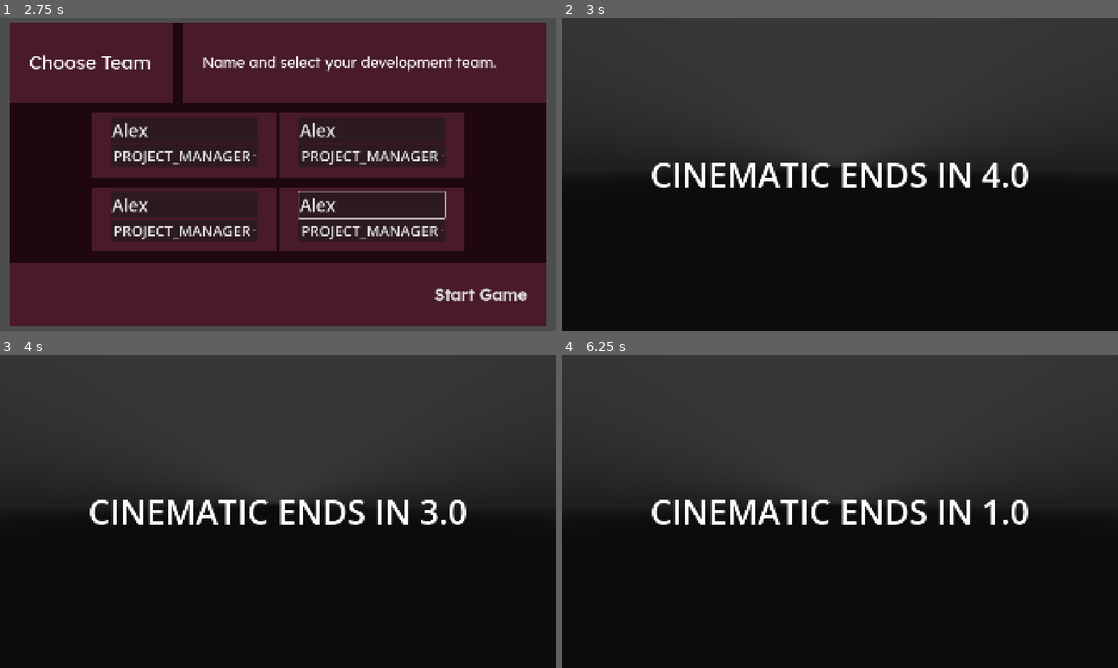
Above: before the commit, frames 1-4 (two rows, left to right).
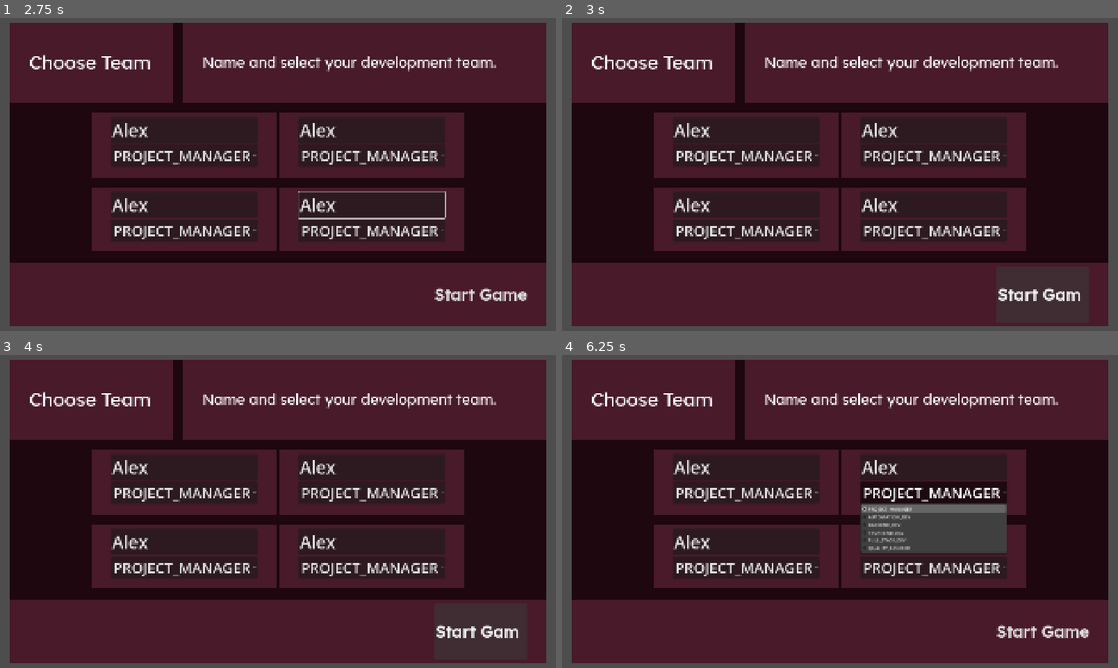
Above: after the commit, the same moments.

Repository: Lyzurly/stupider-intelligence
Game: Godot game, scene res://Scenes/main_node3d.tscn
Same seed, same stepped clock (60 frames per second), same inputs: the game is played once before the commit and once after it.
Inputs (mouse positions are in pixels of both pictures, inside the frame that each line leads up to):
- Up to frame 1 (2.75 s): click "New Game" at 0.5 s; click (183, 130) at 1.27 s; type "Alex" at 1.35 s; click (372, 130) at 1.5 s; type "Alex" at 1.58 s; click (183, 205) at 1.73 s; type "Alex" at 1.82 s; click (372, 205) at 2.02 s; type "Alex" at 2.1 s
- Up to frame 2 (3 s): click "Start Game" at 2.75 s
- Up to frame 3 (4 s): click (478, 630) at 3.5 s, where only the run after the commit has a clickable "Start Game"
- Up to frame 4 (6.25 s): click (745, 492) at 4.25 s, where only the run after the commit has a clickable "PROJECT_MANAGER"; click (934, 492) at 5 s, where only the run after the commit has a clickable "PROJECT_MANAGER"; tap Enter at 5.75 s; move the mouse to (962, 495) at 5.77 s; hold D (Right) from 5.78 s (still down); tap Q (Clockwise) at 5.85 s; click (962, 495) at 5.92 s; tap Space at 6.02 s

Frame 1 is identical in both runs. In frame 2, 78% of the frame differs, in the area x 0-100%, y 0-100%; in frame 3, 78%; in frame 4, 79%.
Error after the commit: Assertion failed: WHOA WHOA WHOA you are tryna to instantiate a level ((res://Scenes/Levels/Cinematics/cinematic_1.tscn):<PackedScene#-9223371987496204771>) BE…

Commit message:
added an assert to prevent instantiation before a related state is ready

Diff:
--- a/Scenes/Levels/battle_container_level.tscn
+++ b/Scenes/Levels/battle_container_level.tscn
@@ -2,7 +2,6 @@
 
 [ext_resource type="Script" uid="uid://dmqj5ug0whndk" path="res://Scripts/battle_container_level.gd" id="1_itla7"]
 [ext_resource type="PackedScene" uid="uid://clj03hj7bgd38" path="res://Scenes/battle_maze_container_node2d.tscn" id="2_yudxq"]
-[ext_resource type="PackedScene" uid="uid://dhswb6bqy7pko" path="res://Scenes/ui_battlemenu_canvaslayer.tscn" id="3_foybk"]
 [ext_resource type="Script" uid="uid://dg7p3ucan4dgk" path="res://Scripts/battle_maze_container_player.gd" id="3_yudxq"]
 [ext_resource type="Script" uid="uid://e0h1pfe30f0g" path="res://Scripts/battle_maze_container_opponent.gd" id="4_foybk"]
 [ext_resource type="PackedScene" uid="uid://7yrnqwmwyunv" path="res://Scenes/battle_player_team_node3d.tscn" id="4_y70r5"]
@@ -49,8 +48,6 @@
 [node name="BattleMaze_Container_Opponent_Node2D" parent="Mazes_CanvasLayer/Mazes_MarginContainer/SubViewportContainer2/SubViewport" unique_id=1316110974 instance=ExtResource("2_yudxq")]
 script = ExtResource("4_foybk")
 
-[node name="BattleMenu_CanvasLayer" parent="." unique_id=1460470583 instance=ExtResource("3_foybk")]
-
 [node name="Battle_Positioner" type="Node3D" parent="." unique_id=869763594]
 transform = Transform3D(0.6946584, 0, 0.7193398, 0, 1, 0, -0.7193398, 0, 0.6946584, -0.754, 0.816, -0.306)
 
--- a/Scenes/managers_node.tscn
+++ b/Scenes/managers_node.tscn
@@ -3,6 +3,7 @@
 [ext_resource type="Script" uid="uid://cvurslyph7hv1" path="res://Scripts/manage_game_node.gd" id="1_gxb8a"]
 [ext_resource type="Script" uid="uid://caclkedusdwuo" path="res://Scripts/manage_menus_node.gd" id="2_88c7l"]
 [ext_resource type="Script" uid="uid://7cxwhlwjygyf" path="res://Scripts/manage_debug_node.gd" id="2_j70b7"]
+[ext_resource type="PackedScene" uid="uid://dhswb6bqy7pko" path="res://Scenes/ui_battlemenu_canvaslayer.tscn" id="3_6vi18"]
 [ext_resource type="PackedScene" uid="uid://crvsqxu11booc" path="res://Scenes/manage_menu_behavior_node.tscn" id="4_2ishb"]
 [ext_resource type="Script" uid="uid://c7hd3gjks5tse" path="res://Scripts/manage_cinematics_node.gd" id="6_oaooj"]
 [ext_resource type="Script" uid="uid://bwwddngyab632" path="res://Scripts/manage_walking_node.gd" id="8_88c7l"]
@@ -23,6 +24,9 @@
 
 [node name="Manage_Menus" type="Node" parent="." unique_id=1624568645]
 script = ExtResource("2_88c7l")
+
+[node name="BattleMenu_CanvasLayer" parent="." unique_id=1460470583 instance=ExtResource("3_6vi18")]
+visible = false
 
 [node name="Manage_Game" type="Node" parent="." unique_id=1739263060]
 script = ExtResource("1_gxb8a")
--- a/Scenes/ui_battlemenu_canvaslayer.tscn
+++ b/Scenes/ui_battlemenu_canvaslayer.tscn
@@ -1,13 +1,18 @@
 [gd_scene format=3 uid="uid://dhswb6bqy7pko"]
 
+[ext_resource type="Script" uid="uid://dcydw5jrmswub" path="res://Scripts/ui_battlemenu_canvaslayer.gd" id="1_336vk"]
 [ext_resource type="Theme" uid="uid://l13dd6ib2ywk" path="res://UI/Themes/menu_theme.tres" id="1_s5ul2"]
 [ext_resource type="StyleBox" uid="uid://dlm44dld6jpn6" path="res://UI/Themes/menu_panelcontainer.tres" id="2_dky7s"]
 [ext_resource type="PackedScene" uid="uid://g61yy80letg6" path="res://Scenes/UI/menurow_generic_hsplitcontainer.tscn" id="3_7qtqs"]
+[ext_resource type="PackedScene" uid="uid://dm50xlyho7nsb" path="res://Scenes/ui_menus_box_margincontainer.tscn" id="5_vxsy1"]
 
 [sub_resource type="StyleBoxFlat" id="StyleBoxFlat_076je"]
 bg_color = Color(0.12, 0.026400004, 0.057600014, 0)
 
 [node name="BattleMenu_CanvasLayer" type="CanvasLayer" unique_id=1460470583]
+script = ExtResource("1_336vk")
+
+[node name="BattleMenu_Timer" type="Timer" parent="." unique_id=76915771]
 
 [node name="MarginContainer" type="MarginContainer" parent="." unique_id=1163592437]
 anchors_preset = 15
@@ -84,16 +89,111 @@
 layout_mode = 2
 theme_override_styles/panel = ExtResource("2_dky7s")
 
-[node name="Menu_HSplitContainer" parent="MarginContainer/PanelContainer/Menu_VSplitContainer/Title_MarginContainer/PanelContainer" unique_id=698893090 instance=ExtResource("3_7qtqs")]
+[node name="Menu_HSplitContainer" type="HSplitContainer" parent="MarginContainer/PanelContainer/Menu_VSplitContainer/Title_MarginContainer/PanelContainer" unique_id=698893090]
 layout_mode = 2
-split_offsets = PackedInt32Array(562, 0)
+theme = ExtResource("1_s5ul2")
+theme_override_constants/separation = 37
+split_offsets = PackedInt32Array(562)
+split_offset = 562
+
+[node name="IntroText_MenuBox_MarginContainer" parent="MarginContainer/PanelContainer/Menu_VSplitContainer/Title_MarginContainer/PanelContainer/Menu_HSplitContainer" unique_id=724700207 instance=ExtResource("5_vxsy1")]
+unique_name_in_owner = true
+layout_mode = 2
+
+[node name="Label" parent="MarginContainer/PanelContainer/Menu_VSplitContainer/Title_MarginContainer/PanelContainer/Menu_HSplitContainer/IntroText_MenuBox_MarginContainer/PanelContainer/MarginContainer" parent_id_path=PackedInt32Array(724700207, 110614071) index="0" unique_id=433706068]
+text = "Rotted Junior Dev tries vibecoding the client's app!"
+
+[node name="MenuBox_Info" parent="MarginContainer/PanelContainer/Menu_VSplitContainer/Title_MarginContainer/PanelContainer/Menu_HSplitContainer" unique_id=330971687 instance=ExtResource("5_vxsy1")]
+unique_name_in_owner = true
+visible = false
+layout_mode = 2
 
 [node name="StartGame_Button" type="Button" parent="MarginContainer/PanelContainer/Menu_VSplitContainer/Title_MarginContainer/PanelContainer/Menu_HSplitContainer" unique_id=1066702713]
 unique_name_in_owner = true
+visible = false
 layout_mode = 2
 theme_type_variation = &"Button_Menus1"
-text = "Start Game"
+text = "Use"
+
+[node name="VSplitContainer" type="VSplitContainer" parent="MarginContainer/PanelContainer/Menu_VSplitContainer/Title_MarginContainer/PanelContainer/Menu_HSplitContainer" unique_id=1720856691]
+visible = false
+layout_mode = 2
+
+[node name="PanelContainer" type="PanelContainer" parent="MarginContainer/PanelContainer/Menu_VSplitContainer/Title_MarginContainer/PanelContainer/Menu_HSplitContainer/VSplitContainer" unique_id=434864864]
+layout_mode = 2
+theme_type_variation = &"PanelContainer_Menus1"
+
+[node name="MarginContainer" type="MarginContainer" parent="MarginContainer/PanelContainer/Menu_VSplitContainer/Title_MarginContainer/PanelContainer/Menu_HSplitContainer/VSplitContainer/PanelContainer" unique_id=298038866]
+layout_mode = 2
+theme_override_constants/margin_left = 11
+theme_override_constants/margin_top = 11
+theme_override_constants/margin_bottom = 16
+
+[node name="CharName_Label" type="Label" parent="MarginContainer/PanelContainer/Menu_VSplitContainer/Title_MarginContainer/PanelContainer/Menu_HSplitContainer/VSplitContainer/PanelContainer/MarginContainer" unique_id=420496520]
+layout_mode = 2
+theme_type_variation = &"Label_MenuText1"
+theme_override_font_sizes/font_size = 30
+text = "Matilda"
+
+[node name="PanelContainer2" type="PanelContainer" parent="MarginContainer/PanelContainer/Menu_VSplitContainer/Title_MarginContainer/PanelContainer/Menu_HSplitContainer/VSplitContainer" unique_id=347823460]
+layout_mode = 2
+theme_type_variation = &"PanelContainer_Menus1"
+
+[node name="MarginContainer" type="MarginContainer" parent="MarginContainer/PanelContainer/Menu_VSplitContainer/Title_MarginContainer/PanelContainer/Menu_HSplitContainer/VSplitContainer/PanelContainer2" unique_id=1107644606]
+layout_mode = 2
+theme_override_constants/margin_left = 11
+theme_override_constants/margin_top = 11
+theme_override_constants/margin_bottom = 16
+
+[node name="VBoxContainer2" type="VBoxContainer" parent="MarginContainer/PanelContainer/Menu_VSplitContainer/Title_MarginContainer/PanelContainer/Menu_HSplitContainer/VSplitContainer/PanelContainer2/MarginContainer" unique_id=988130168]
+layout_mode = 2
+
+[node name="CharName_Label" type="Label" parent="MarginContainer/PanelContainer/Menu_VSplitContainer/Title_MarginContainer/PanelContainer/Menu_HSplitContainer/VSplitContainer/PanelContainer2/MarginContainer/VBoxContainer2" unique_id=1216615285]
+layout_mode = 2
+theme_type_variation = &"Label_MenuText1"
+theme_override_font_sizes/font_size = 30
+text = "Abilities"
+
+[node name="HBoxContainer" type="HBoxContainer" parent="MarginContainer/PanelContainer/Menu_VSplitContainer/Title_MarginContainer/PanelContainer/Menu_HSplitContainer/VSplitContainer/PanelContainer2/MarginContainer/VBoxContainer2" unique_id=2105088377]
+layout_mode = 2
+
+[node name="VBoxContainer" type="VBoxContainer" parent="MarginContainer/PanelContainer/Menu_VSplitContainer/Title_MarginContainer/PanelContainer/Menu_HSplitContainer/VSplitContainer/PanelContainer2/MarginContainer/VBoxContainer2/HBoxContainer" unique_id=1870742058]
+layout_mode = 2
+size_flags_horizontal = 3
+
+[node name="Abil_1_Button" type="Button" parent="MarginContainer/PanelContainer/Menu_VSplitContainer/Title_MarginContainer/PanelContainer/Menu_HSplitContainer/VSplitContainer/PanelContainer2/MarginContainer/VBoxContainer2/HBoxContainer/VBoxContainer" unique_id=1895272986]
+unique_name_in_owner = true
+layout_mode = 2
+theme_type_variation = &"Button_Menus1"
+theme_override_font_sizes/font_size = 36
+text = " -->  Navigate"
+alignment = 0
+
+[node name="Abil_2_Button" type="Button" parent="MarginContainer/PanelContainer/Menu_VSplitContainer/Title_MarginContainer/PanelContainer/Menu_HSplitContainer/VSplitContainer/PanelContainer2/MarginContainer/VBoxContainer2/HBoxContainer/VBoxContainer" unique_id=1042729739]
+unique_name_in_owner = true
+layout_mode = 2
+theme_type_variation = &"Button_Menus1"
+theme_override_font_sizes/font_size = 36
+text = " -->  Fight Bug"
+alignment = 0
+
+[node name="Abil_3_Button" type="Button" parent="MarginContainer/PanelContainer/Menu_VSplitContainer/Title_MarginContainer/PanelContainer/Menu_HSplitContainer/VSplitContainer/PanelContainer2/MarginContainer/VBoxContainer2/HBoxContainer/VBoxContainer" unique_id=795666456]
+unique_name_in_owner = true
+layout_mode = 2
+theme_type_variation = &"Button_Menus1"
+theme_override_font_sizes/font_size = 36
+text = " "
+alignment = 0
+
+[node name="Abil_4_Button" type="Button" parent="MarginContainer/PanelContainer/Menu_VSplitContainer/Title_MarginContainer/PanelContainer/Menu_HSplitContainer/VSplitContainer/PanelContainer2/MarginContainer/VBoxContainer2/HBoxContainer/VBoxContainer" unique_id=2043392654]
+unique_name_in_owner = true
+layout_mode = 2
+theme_type_variation = &"Button_Menus1"
+theme_override_font_sizes/font_size = 36
+text = " "
+alignment = 0
 
 [editable path="MarginContainer/PanelContainer/Menu_VSplitContainer/Title_MarginContainer3/PanelContainer/Menu_HSplitContainer"]
 [editable path="MarginContainer/PanelContainer/Menu_VSplitContainer/Title_MarginContainer3/PanelContainer/Menu_HSplitContainer/MenuBox_Title"]
 [editable path="MarginContainer/PanelContainer/Menu_VSplitContainer/Title_MarginContainer3/PanelContainer/Menu_HSplitContainer/MenuBox_Info"]
+[editable path="MarginContainer/PanelContainer/Menu_VSplitContainer/Title_MarginContainer/PanelContainer/Menu_HSplitContainer/IntroText_MenuBox_MarginContainer"]
--- a/Scripts/Abstract_level_node.gd
+++ b/Scripts/Abstract_level_node.gd
@@ -2,7 +2,7 @@
 
 @abstract func _my_type() -> LEVEL_TYPES
 
-const _BATTLE_CONTAINER_SCENE: PackedScene = preload("uid://d2672tsns0pfy")
+var _battle_container_scene: PackedScene
 
 enum LEVEL_TYPES {
 	NONE,
@@ -17,11 +17,38 @@
 	ENVIRONMENT, # PackedScene
 	}
 
+func _ready() -> void:
+	_battle_container_scene = load("uid://d2672tsns0pfy")
+
 func get_new_battle() -> PackedScene:
-	return _BATTLE_CONTAINER_SCENE
+	return _battle_container_scene
 
 func _load_level(
 level_scene:PackedScene,enviro_scene:PackedScene
 ) -> void:
+	var approved: bool = false
+	match _my_type():
+		LEVEL_TYPES.CINEMATIC:
+			approved = Manage_Game.ref.is_state(
+				Manage_Game.STATES.CINEMATIC)
+		LEVEL_TYPES.OVERWORLD:
+			approved = Manage_Walking.ref.is_state(
+				Manage_Walking.STATES.OVERWORLD)
+		LEVEL_TYPES.UNDERWORLD:
+			approved = Manage_Walking.ref.is_state(
+				Manage_Walking.STATES.UNDERWORLD)
+		LEVEL_TYPES.BATTLE_SCENE:
+			approved = Manage_Game.ref.is_state(
+				Manage_Game.STATES.BATTLE)
+
+	assert(
+		approved,
+		"WHOA WHOA WHOA you are tryna to instantiate a level (" \
+			+ str(level_scene) \
+			+ ") BEFORE having switched to the state that corresponds to that levels' type (" \
+			+ LEVEL_TYPES.find_key(_my_type()) \
+			+ ") Trust me, you don't wanna do that."
+		)
+
 	Level_Container.ref.load_level(
 		_my_type(),level_scene,enviro_scene)
--- a/Scripts/manage_battle_node.gd
+++ b/Scripts/manage_battle_node.gd
@@ -67,14 +67,14 @@
 func _check_intro() -> bool:
 	return true
 func _on_intro() -> void:
-	Manage_BattleMaze.ref.generate_mazes()
 	Level_Container.ref.show_if_needed()
+	Battle_Menu.ref.show_menu(STATES.INTRO)
 
 func _check_gameplay() -> bool:
 	return true
 func _on_gameplay() -> void:
-	await get_tree().process_frame
-	Level_Container.ref.show_if_needed()
+	Battle_Menu.ref.show_menu(STATES.GAMEPLAY)
+	Manage_BattleMaze.ref.generate_mazes()
 
 func _check_won() -> bool:
 	return true
--- /dev/null
+++ b/Scripts/ui_battlemenu_canvaslayer.gd
@@ -0,0 +1,94 @@
+class_name Battle_Menu extends CanvasLayer
+static var ref: Battle_Menu
+func _init() -> void:
+	ref = self
+
+@onready var _menu_timer: Timer = %BattleMenu_Timer
+
+@onready var _intro_text_container: MarginContainer = %IntroText_MenuBox_MarginContainer
+
+@onready var _abil_1_button: Button = %Abil_1_Button
+@onready var _abil_2_button: Button = %Abil_2_Button
+@onready var _abil_3_button: Button = %Abil_3_Button
+@onready var _abil_4_button: Button = %Abil_4_Button
+
+var _last_known_state: Manage_Battle.STATES = Manage_Battle.STATES.NONE
+
+func _ready() -> void:
+	_ready_connections()
+
+func _ready_connections() -> void:
+	#_menu_timer.timeout.connect(_on_menu_timer_timeout)
+	_abil_1_button.pressed.connect(_on_abil_1_pressed)
+	_abil_2_button.pressed.connect(_on_abil_2_pressed)
+	_abil_3_button.pressed.connect(_on_abil_3_pressed)
+	_abil_4_button.pressed.connect(_on_abil_4_pressed)
+
+func show_menu(
+to_show:Manage_Battle.STATES,
+#to_hide:Manage_Battle.STATES
+) -> void:
+	_on_any()
+	_last_known_state = to_show
+	match to_show:
+		Manage_Battle.STATES.INTRO:
+			_on_intro()
+		Manage_Battle.STATES.GAMEPLAY:
+			_on_gameplay()
+		Manage_Battle.STATES.WON:
+			_on_won()
+		Manage_Battle.STATES.LOST:
+			_on_lost()
+
+func _on_menu_timer_timeout() -> void:
+	if _last_known_state == Manage_Battle.STATES.NONE:
+		push_error("Wait um why is the last known state none lmfao")
+	match _last_known_state:
+		Manage_Battle.STATES.INTRO:
+			_after_intro()
+		Manage_Battle.STATES.GAMEPLAY:
+			_after_gameplay()
+		Manage_Battle.STATES.WON:
+			_after_won()
+		Manage_Battle.STATES.LOST:
+			_after_lost()
+
+func _after_intro() -> void:
+	Manage_Battle.ref.change_state(
+		Manage_Battle.STATES.GAMEPLAY)
+
+func _after_gameplay() -> void:
+	pass
+
+func _after_won() -> void:
+	pass
+
+func _after_lost() -> void:
+	pass
+
+func _on_any() -> void:
+	_on_intro(false)
+	_on_gameplay(false)
+	_on_won(false)
+	_on_lost(false)
+
+func _on_intro(do_show:bool = true) -> void:
+	_intro_text_container.visible = do_show
+
+func _on_gameplay(do_show:bool = true) -> void:
+	pass
+
+func _on_won(do_show:bool = true) -> void:
+	pass
+
+func _on_lost(do_show:bool = true) -> void:
+	pass
+
+func _on_abil_1_pressed() -> void:
+	pass
+func _on_abil_2_pressed() -> void:
+	pass
+func _on_abil_3_pressed() -> void:
+	pass
+func _on_abil_4_pressed() -> void:
+	pass
Not shown, added: Scripts/ui_battlemenu_canvaslayer.gd.uid
